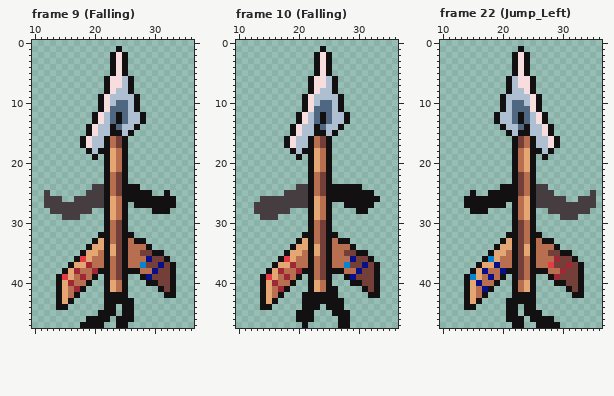
File history of a pixel-art file, Assets/Sprites/Arrowhead/True_Arrow_Jump.ase. That is the earlier state.
48x48 pixels, 32 frames. Shown: frame 9 (Falling): x 10..36, y 0..47; frame 10 (Falling): x 10..36, y 0..47; frame 22 (Jump_Left): x 10..36, y 0..47. The commit also changed other frames, which this record leaves out.
And afterwards:
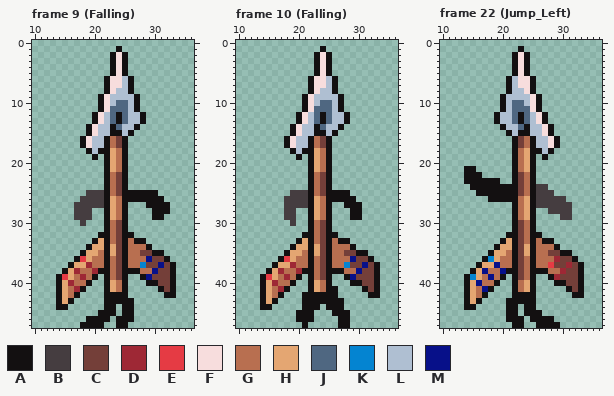
Palette (. is transparent): A #131011  B #453d40  C #743f39  D #9e2835  E #e53b44  F #f7dddd  G #b86f50  H #e4a672  J #4f6781  K #0484d1  L #afbfd2  M #071089
The exact change:
Frame 9 (Falling), layer "Arms":
y 24: x 20..21 BB -> ..; x 26..27 AA -> ..
y 25: x 12 B -> .; x 30 . -> A; x 32 A -> .
y 26: x 12..14 BBB -> ...; x 17 B -> .; x 32..33 AA -> ..
y 27: x 12..16 BBBBB -> .....; x 27..28 AA -> ..; x 33 A -> .
y 28: x 13..16 BBBB -> ....
y 29: x 15..16 BB -> ..; x 18..19 .. -> BB; x 30..31 .. -> AA
y 30: x 18 . -> B
Frame 10 (Falling), layer "Arms":
y 24: x 20..21 BB -> ..; x 26..30 AAAAA -> .....
y 25: x 18 B -> .; x 29..32 AAAA -> ....
y 26: x 14..17 BBBB -> ....; x 30..33 AAAA -> ....
y 27: x 13..17 BBBBB -> .....; x 31..32 AA -> ..
y 28: x 13..17 BBBBB -> .....; x 19 . -> B; x 29 . -> A; x 31 A -> .
y 29: x 14..16 BBB -> ...; x 18..19 .. -> BB; x 29..30 .. -> AA
y 30: x 19 . -> B
Frame 22 (Jump_Left), layer "Arms":
y 21: x 14..15 .. -> AA
y 22: x 14..16 ... -> AAA
y 23: x 14..19 ...... -> AAAAAA
y 24: x 15..19 ..... -> AAAAA
y 25: x 15..17 A.. -> .AA; x 35 B -> .
y 26: x 14..17 AAAA -> ....; x 33..35 BBB -> ...
y 27: x 14..20 AAAAAAA -> .......; x 32..35 BBBB -> ....
y 28: x 15..17 AAA -> ...; x 32..34 BBB -> ...
y 29: x 32 B -> .
Changed places in both pictures, as pixel boxes (x1, y1, x2, y2):
changed: (44, 184, 104, 226)
changed: (128, 184, 176, 220)
changed: (254, 184, 308, 226)
changed: (332, 184, 380, 220)
changed: (464, 166, 506, 214)
erased: (572, 190, 596, 220)
